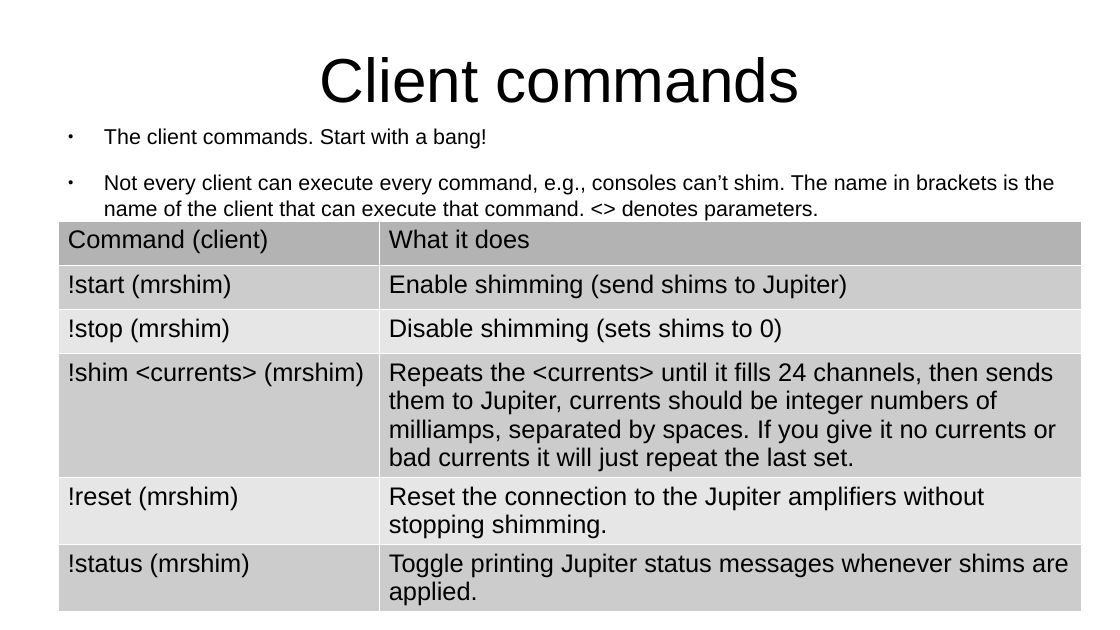
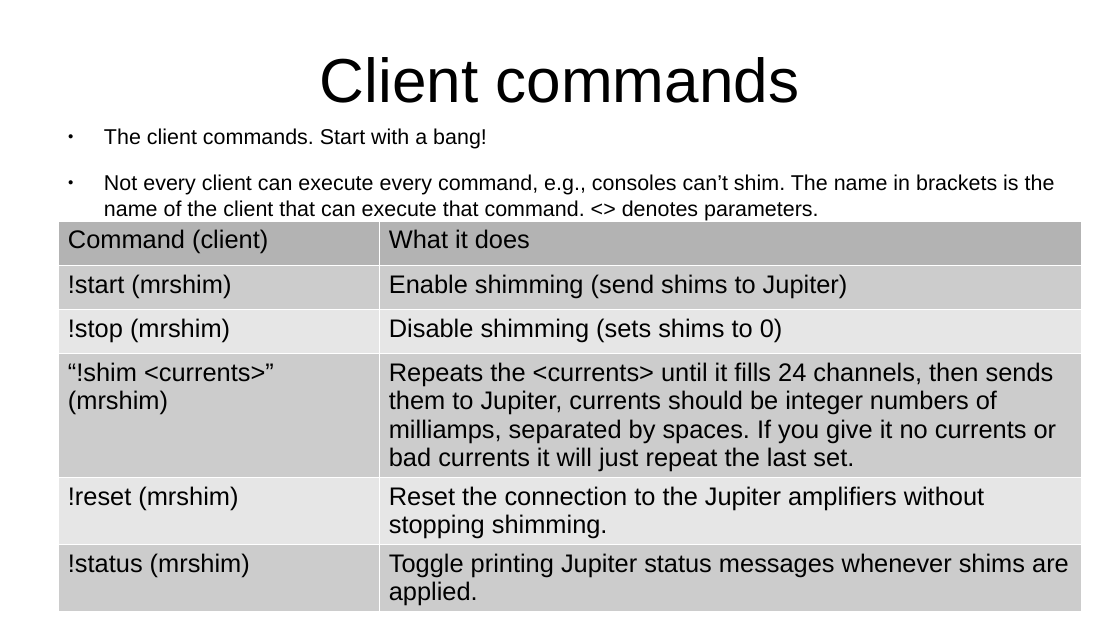
Before and after one commit to seventeenmagpie/skope-mrshim, a slide deck: slide 38 of shimmer/docs/user_guide_with_images.odp (slide 37 before the commit). Drawn at 1120x630 pixels with LibreOffice and Linux fonts; fonts in the diff are those of the drawing. Boxes give left, top, right and bottom in pixels: in the first picture for what was removed or moved away, otherwise in the second. Text is boxed around its words. In the diff, an @@ line names an element or a change of style, - is before the commit and + after.

```diff
--- a/shimmer/docs/user_guide_with_images.odp
+++ b/shimmer/docs/user_guide_with_images.odp
@@ table at (58, 221, 1081, 612) @@
-row 4, column 1: !shim <currents> (mrshim)
+row 4, column 1: “!shim <currents>” (mrshim)
```
Also in this commit, not shown: 6 other slides changed, 1 slide added, 6 other files.
